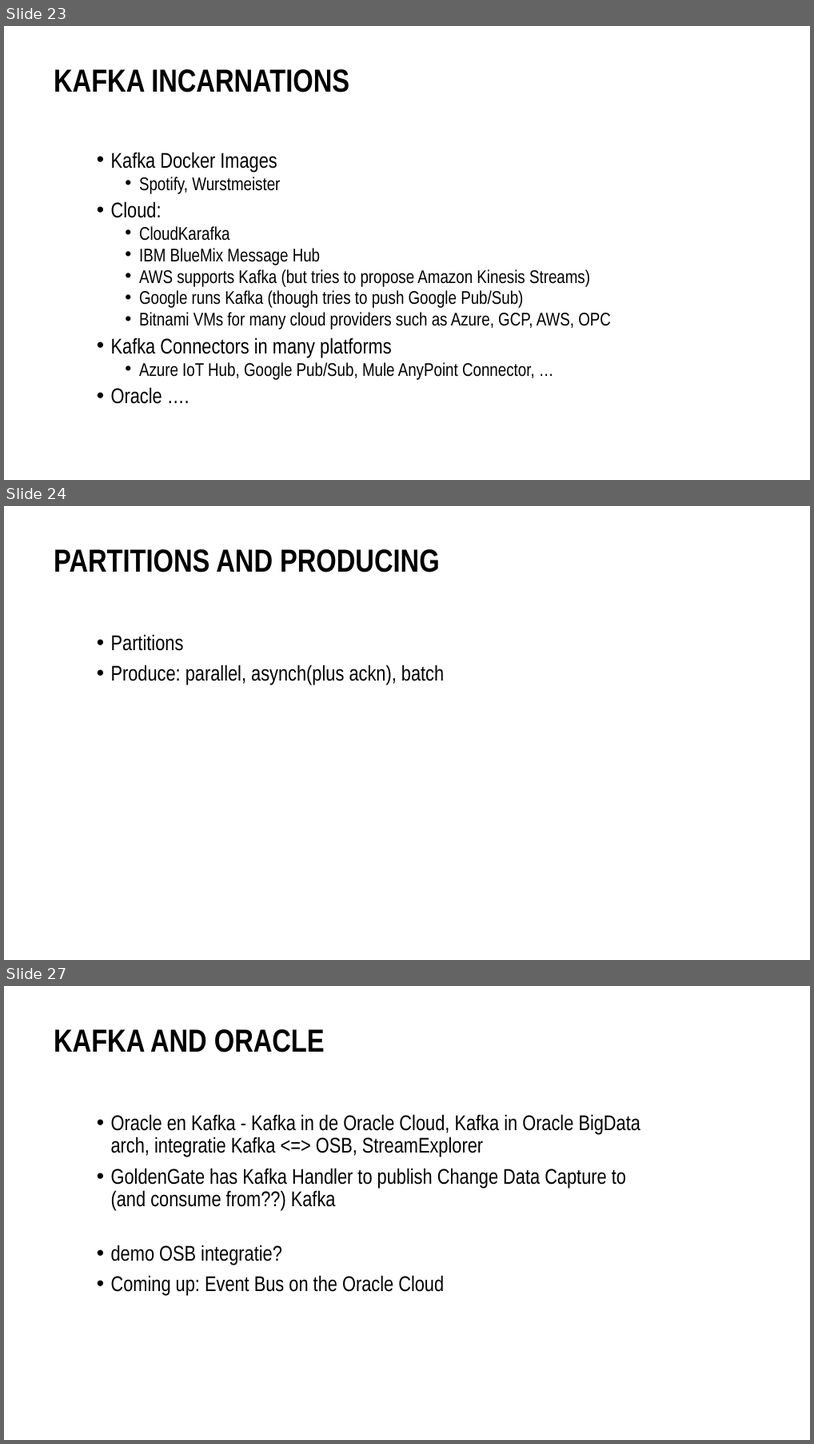
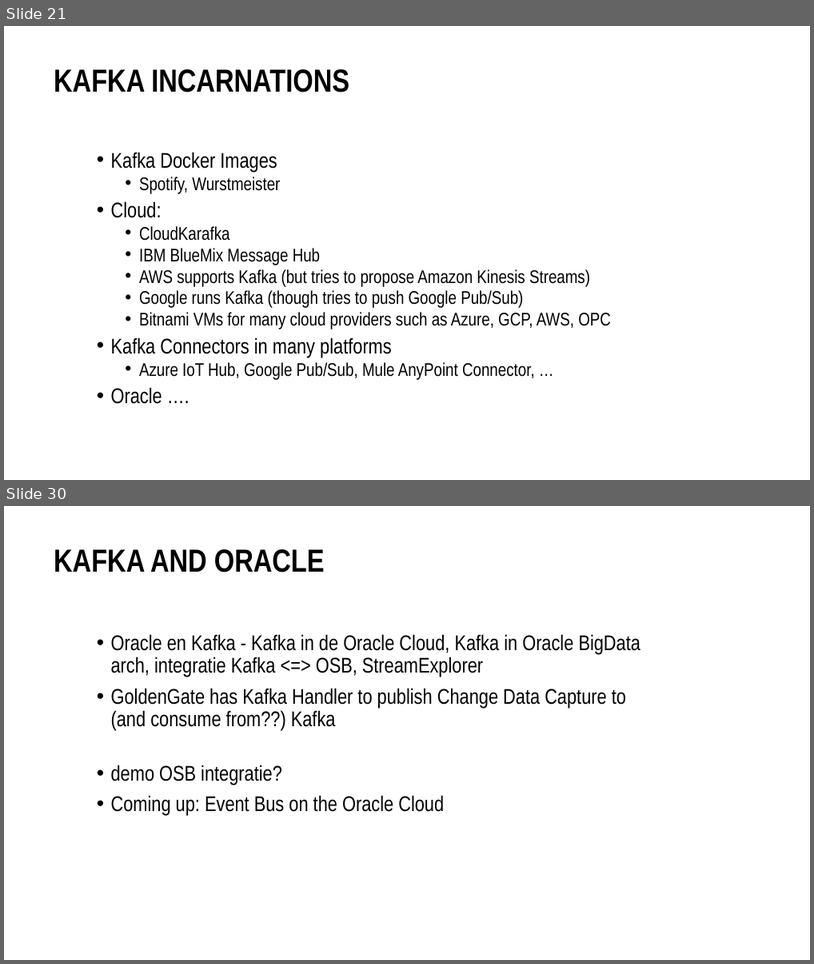
Before and after one commit to MaartenSmeets/kafka-workshop, a slide deck: Kafka_SIG_09feb2017.pptx. Shown one above the other, each under a label of ours: slides 23, 24 and 27 before the commit, slides 21 and 30 after it; the slides between them are not shown. The pictures are 814x1444 and 814x964 pixels, drawn with LibreOffice and Linux fonts; fonts in the diff are those of the drawing; background and template pictures are left out. Boxes give left, top, right and bottom in pixels: in the first picture for what was removed or moved away, otherwise in the second. Text is boxed around its words. In the diff, an @@ line names an element or a change of style, - is before the commit and + after.

Commit message:
Adding slides on under the hood details (consuming, producing, partitioning, cluster).
TODO:
ecosystem - connect, streams, confluent
some architecture

```diff
--- a/Kafka_SIG_09feb2017.pptx
+++ b/Kafka_SIG_09feb2017.pptx
@@ slide 24 removed at (4,506,810,960), background #FFFFFF @@
@@ title removed at (54,549,440,572) @@
-PARTITIONS AND PRODUCING
@@ text removed at (111,634,444,684) @@
-• Partitions
-• Produce: parallel, asynch(plus ackn), batch
@@ what was slide 23 is now slide 21 @@
@@ what was slide 27 is now slide 30 @@
```
Also in this commit, not shown: 5 slides changed, 5 slides added, 1 other slide removed.
